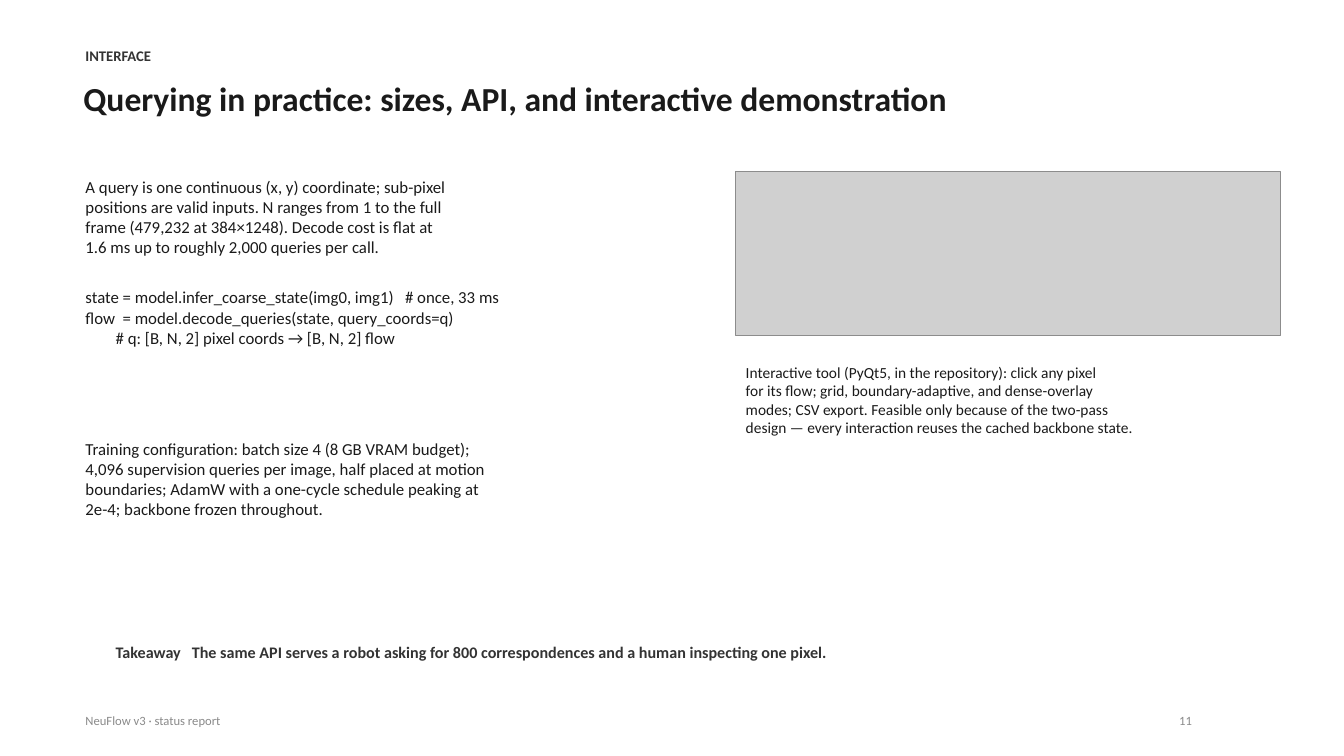
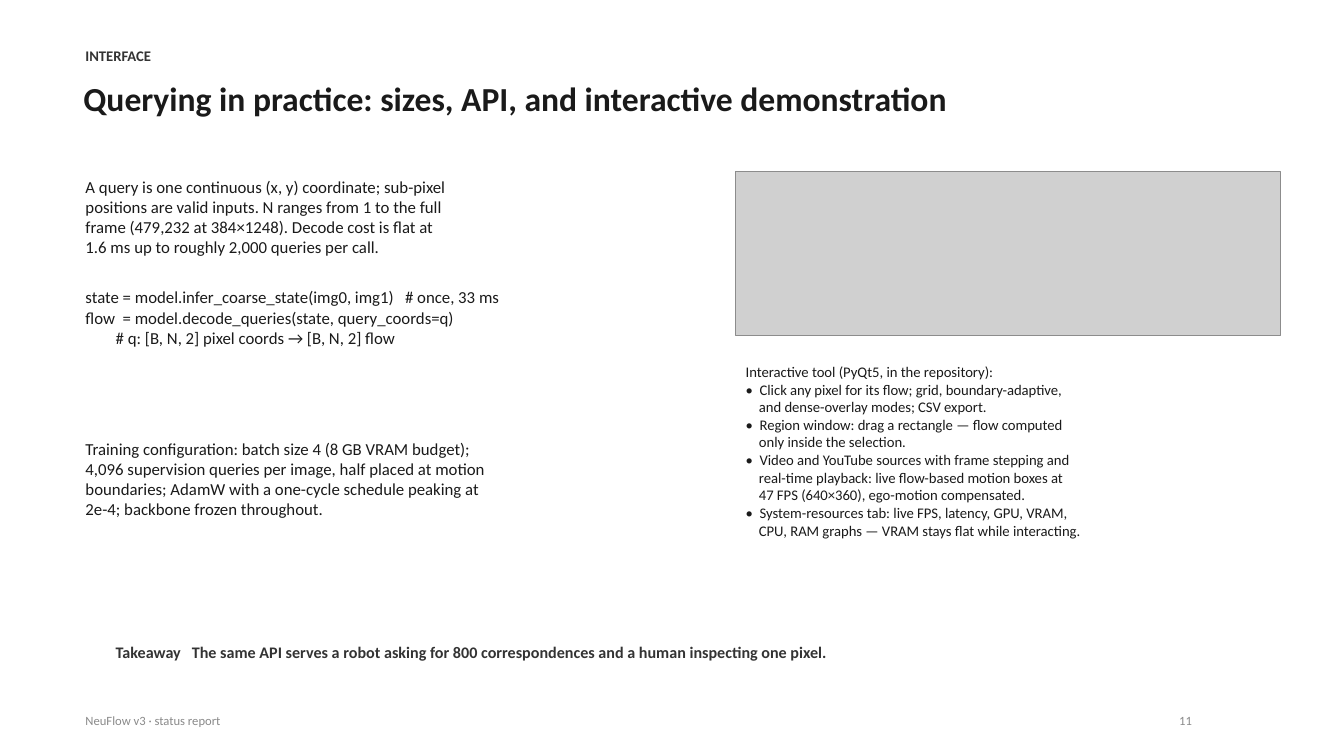
Before and after one commit to shrirag10/Neuflowv3, a slide deck: slide 11 of docs/NeuFlow_v3_status.pptx. Drawn at 1344x756 pixels with LibreOffice and Linux fonts; fonts in the diff are those of the drawing; grey boxes stand for pictures. Boxes give left, top, right and bottom in pixels: in the first picture for what was removed or moved away, otherwise in the second. Text is boxed around its words. In the diff, an @@ line names an element or a change of style, - is before the commit and + after.

Commit message:
Single authoritative deck: archive old update deck, interface slide covers all GUI capabilities

```diff
--- a/docs/NeuFlow_v3_status.pptx
+++ b/docs/NeuFlow_v3_status.pptx
@@ text at [746, 366, 1080, 539]: text changed; size 11 to 10.5 pt @@
-Interactive tool (PyQt5, in the repository): click any pixel
-for its flow; grid, boundary-adaptive, and dense-overlay
-modes; CSV export. Feasible only because of the two-pass
-design — every interaction reuses the cached backbone state.
+Interactive tool (PyQt5, in the repository):
+• Click any pixel for its flow; grid, boundary-adaptive,
+and dense-overlay modes; CSV export.
+• Region window: drag a rectangle — flow computed
+only inside the selection.
+• Video and YouTube sources with frame stepping and
+real-time playback: live flow-based motion boxes at
+47 FPS (640×360), ego-motion compensated.
+• System-resources tab: live FPS, latency, GPU, VRAM,
+CPU, RAM graphs — VRAM stays flat while interacting.
```
Also in this commit, not shown: 3 other files.
